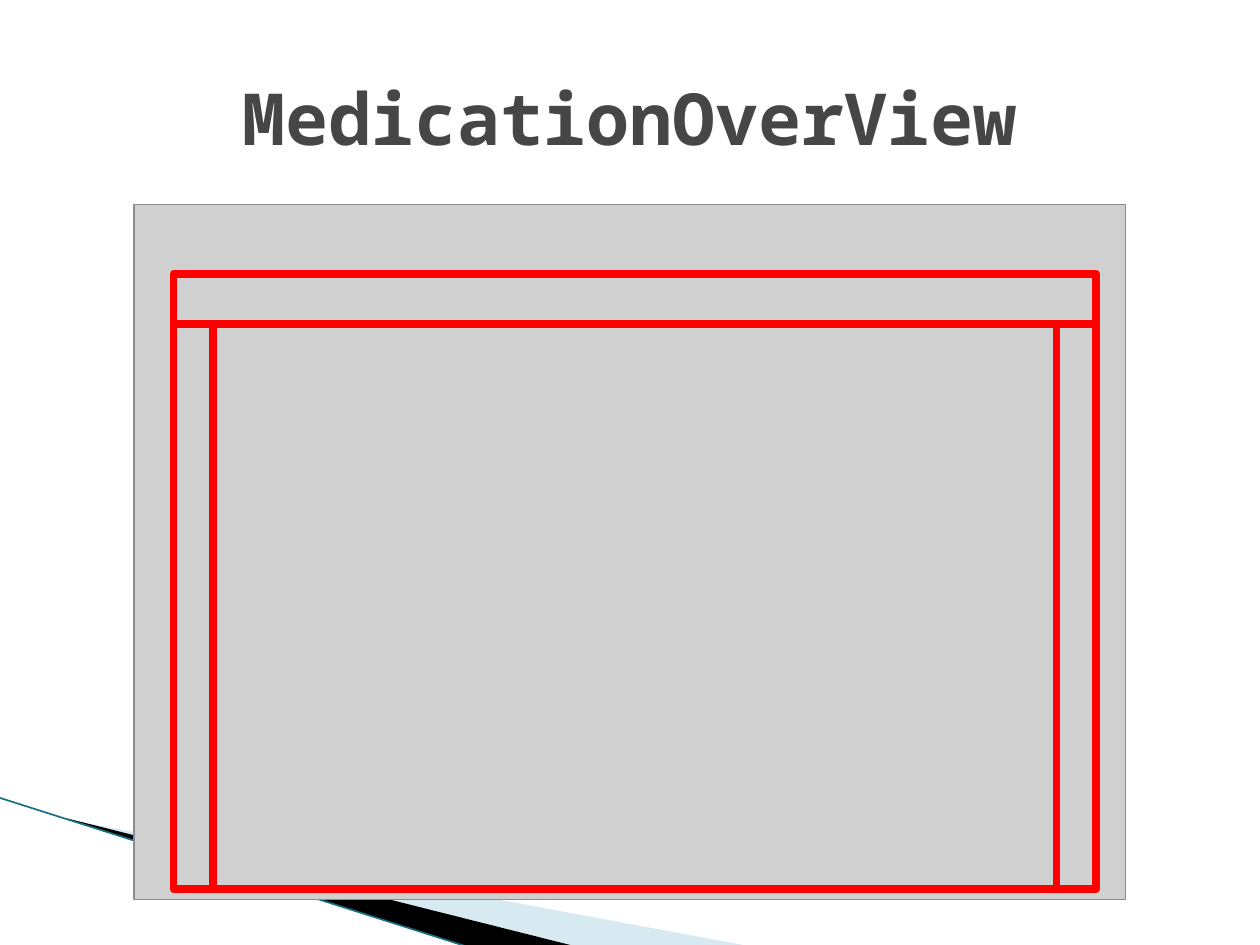
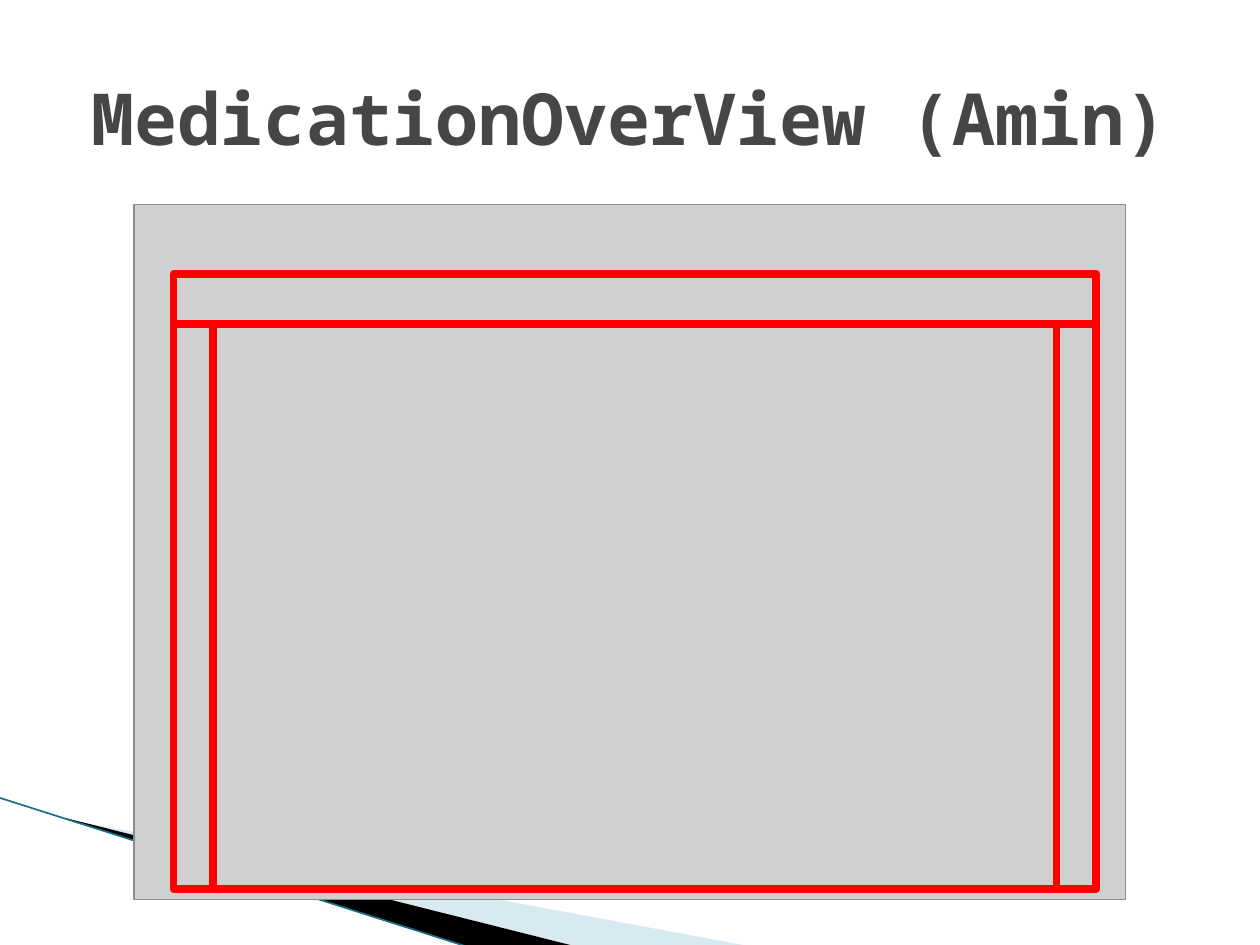
Before and after one commit to MarwinPhilips/ch.bfh.btx8081.w2015.schwarz, a slide deck: slide 10 of Documents/Task 14/Task 14.pptx (slide 17 before the commit). Drawn at 1260x945 pixels with LibreOffice and Linux fonts; fonts in the diff are those of the drawing; grey boxes stand for pictures; background and template pictures are left out. Boxes give left, top, right and bottom in pixels: in the first picture for what was removed or moved away, otherwise in the second. Text is boxed around its words. In the diff, an @@ line names an element or a change of style, - is before the commit and + after.

```diff
--- a/Documents/Task 14/Task 14.pptx
+++ b/Documents/Task 14/Task 14.pptx
@@ title at box(91, 89, 1167, 157): text changed @@
-MedicationOverView
+MedicationOverView (Amin)
```
Also in this commit, not shown: 5 other slides changed, 3 slides added, 9 slides removed, 1 other file.
